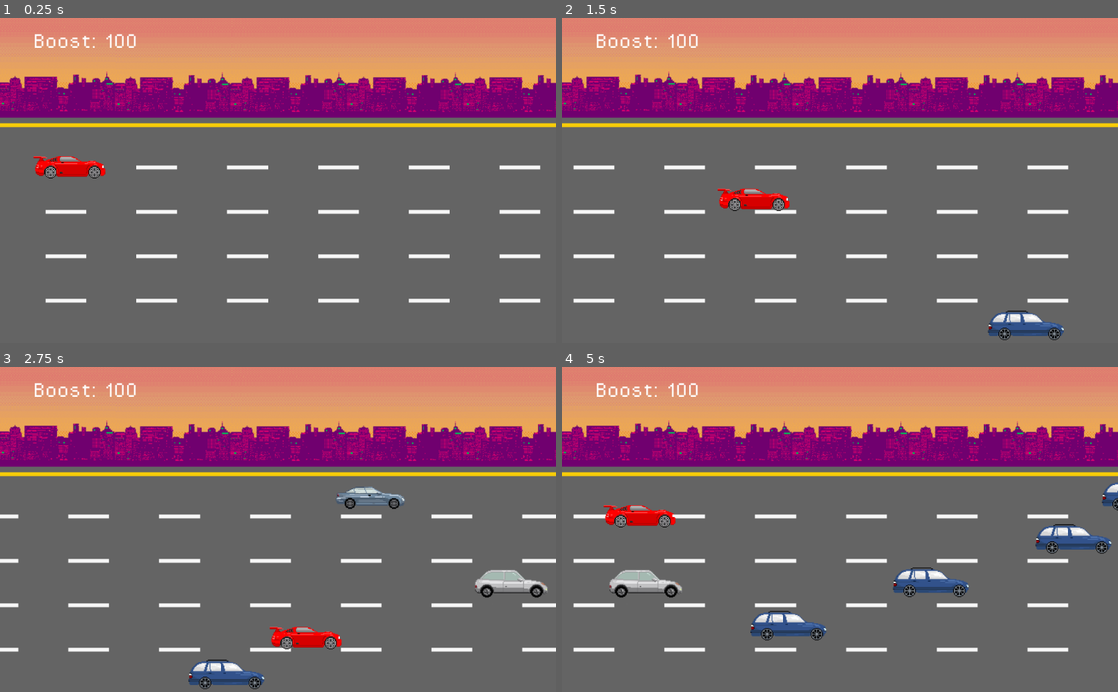
Above: before the commit, frames 1-4 (two rows, left to right).
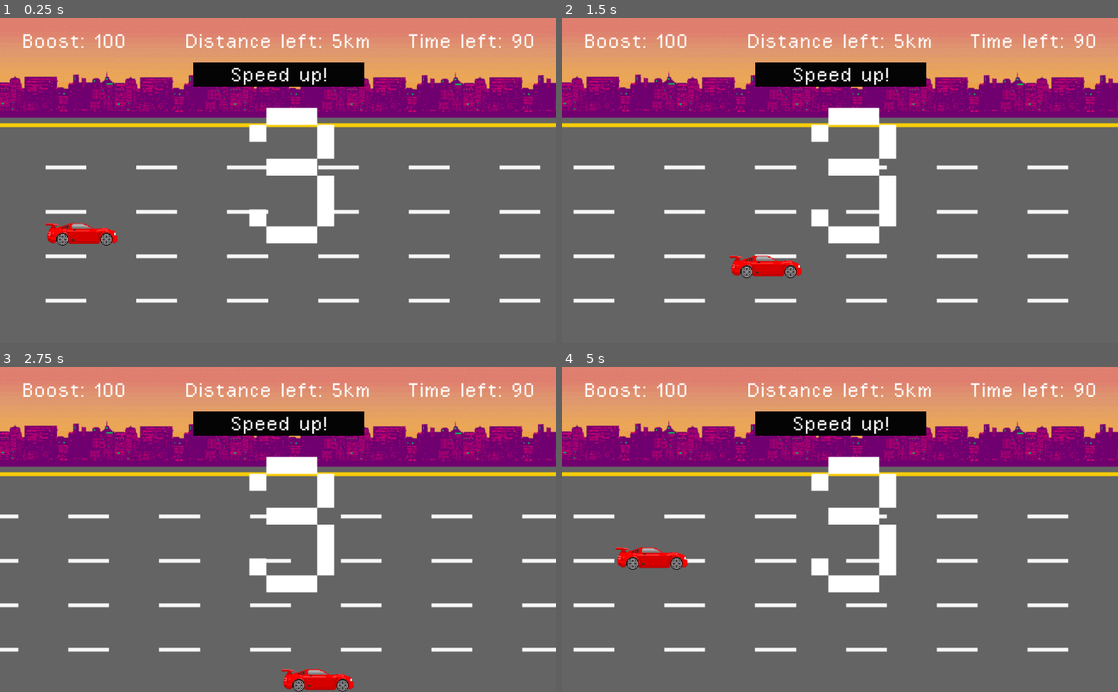
Above: after the commit, the same moments.

Repository: RayJr-Personal/game-project-wc
Game: Godot game, scene res://level1.tscn
Two runs of this game, one before a commit and one after it. Both use one fixed random seed, a clock stepped at 60 frames per second and the inputs below.
Inputs:
- Up to frame 1 (0.25 s): no input
- Up to frame 2 (1.5 s): hold Right (move_right) 0.53-1.28 s; hold Down (move_down) from 1.28 s (still down)
- Up to frame 3 (2.75 s): release Down (move_down) at 2.03 s; hold Right (move_right) from 2.03 s (still down)
- Up to frame 4 (5 s): release Right (move_right) at 2.78 s; hold Up (move_up) 2.78-3.53 s; hold Left (move_left) from 3.53 s (still down)

The runs differ from the first frame. In frame 1, 7.3% of the frame differs, in the area x 4-96%, y 4-71%; in frame 2, 8.1%; in frame 3, 9.3%; in frame 4, 11%, in the area x 4-100%, y 4-85%.
Error after the commit: Parse Error: ':' expected at end of line. (res://EventHandler.gd:57)

Commit message:
Updated gamefiles
Updated version:
- Implemented all steps mentioned from the previous update: 
     - Countdown timer at the start of the level
     - The 'finish line' feature and the 'timer' feature
     - The game over scenarios of crashing and not reaching the goal in time
     - Displaying an appropriate message for when the player wins, loses, or picks up an effect (effects not added yet).


Next steps:
- Implementing the three effects: Extra Boost, Slow Down, and Extra Time.
- Adding Level 2 (either less time to reach the goal, or the goal distance is much larger).
- Adding a main menu scene and a Game Over scene.

No noticeable bugs for now, though it is possible that there is a bug with how NPC cars are being spawned.

Diff:
--- a/gamefiles/EventHandler.gd
+++ b/gamefiles/EventHandler.gd
@@ -1,6 +1,10 @@
 extends Node2D
 
-const CAR_COUNT = 10
+const CAR_COUNT = 7
+# 140 km / 60 minutes / 60 seconds
+const KM_PER_SECOND = 0.03888888888
+
+var speed_multiplier = 1
 
 var Car = preload("res://Car.tscn")
 var car1 = preload("res://resources/cars/spr_bluecar_0.png")
@@ -13,14 +17,25 @@
 var cars = [car1, car2, car3, car4, car5, car6]
 var lane_nums = [0, 1, 2, 3, 4]
 
+var distance_count = 5 # kilometres
+onready var distance_left_text = get_node("DistanceLeft")
+onready var distance_left_timer = get_node("DistanceLeft/Timer")
+onready var time_left_text = get_node("TimeLeft")
+onready var time_left_timer = get_node("TimeLeft/Timer")
+onready var countdown_text = get_node("CountdownText")
+onready var countdown_timer = get_node("CountdownText/Timer")
+onready var effect_text = get_node("EffectText")
+onready var effect_timer = get_node("EffectText/Timer")
+
+onready var player = get_node("KinematicBody2D")
+
 # Adds a car into the current scene. A random sprite is given to the car.
 # There is also a 0.75 second delay between spawning cars.
-# MUST ADD FEATURE HERE THAT PREVENTS SPAWNING A CAR INTO ANOTHER CAR
-func add_car():
-	for i in range(0, CAR_COUNT):
+func add_cars():
+	for _i in range(0, CAR_COUNT):
 
 		var cs = Sprite.new()
-		var car_type = randi() % 5
+		var car_type = randi() % 6
 		cs.texture = cars[car_type]
 		cs.scale = Vector2(0.500, 0.500)
 
@@ -37,9 +52,16 @@
 		timer.start()
 		yield(timer, "timeout")
 
+func spawn_effect():
+	var spawn_chance = (randi() % 100)
+	if (spawn_chance > 90)
+
+
+# Called by a timer on timeout. Removes a lane from the list of lanes
+# to signify that that lane has just been spawned on and cannot be used.
+# A delay of 1 second occurs until that lane is re-added to th list again.
 func _on_car_spawned(lane_num):
 	lane_nums.erase(lane_num)
-	print(lane_nums)
 
 	var timer = Timer.new()
 	timer.connect("timeout", self, "re_add_lane_num", [lane_num])
@@ -48,16 +70,73 @@
 	self.add_child(timer)
 	timer.start()
 
+
+# Called by the timer from _on_car_spawned().
+# Adds a lane to the list of lanes.
 func re_add_lane_num(lane_num):
 	lane_nums.append(lane_num)
 
 
+# Countdown timer for when the level starts.
+func countdown():
+	if (countdown_timer.time_left > 0):
+		countdown_text.set_text(str(int(countdown_timer.time_left)+1))
+	else:
+		countdown_text.visible = false
+
+
+func distance_left(delta):
+	distance_left_text.set_text("Distance left: " + str(int(distance_count)) + "km")
+	distance_count -= (delta * KM_PER_SECOND * speed_multiplier)
+
+
+func time_left():
+	time_left_text.set_text("Time left: " + str(int(time_left_timer.time_left)))
+
+
+func check_player_win():
+	if (distance_count <= 0 and time_left_timer.time_left > 1):
+		_on_game_over("You win!")
+	elif (time_left_timer.time_left == 0 and distance_count > 0):
+		_on_game_over("Too late.")
+
+
+func _on_boost_started():
+	speed_multiplier = 2.2
+
+
+func _on_boost_stopped():
+	speed_multiplier = 1
+
+
+func _on_game_over(msg):
+	effect_text.visible = true
+	effect_text.set_text(msg + " Game Over")
+	effect_timer.start()
+	yield(effect_timer, "timeout")
+	effect_text.visible = false
+
+
 # Called when the node enters the scene tree for the first time.
 func _ready():
+	effect_text.visible = false
+	countdown_timer.start()
+	yield(countdown_timer, "timeout")
+
+	player.connect("boost_started", self, "_on_boost_started")
+	player.connect("boost_stopped", self, "_on_boost_stopped")
+	player.connect("game_over_signal", self, "_on_game_over")
+
+	time_left_timer.start()
 	randomize()
-	add_car()
+	add_cars()
 
 
 # Called every frame. 'delta' is the elapsed time since the previous frame.
 func _process(delta):
-	pass
+	countdown()
+
+	if (countdown_timer.is_stopped()):
+		time_left()
+		distance_left(delta)
+		check_player_win()
--- a/gamefiles/Player.gd
+++ b/gamefiles/Player.gd
@@ -6,6 +6,8 @@
 # General variables
 var extents
 var screensize
+var direction
+var game_over = false
 
 # Labels
 var label_boost
@@ -13,25 +15,42 @@
 # Signals
 signal boost_started
 signal boost_stopped
+signal game_over_signal
+
+
+# Checks whether the player has collided
+func collided(state):
+	if (state != null):
+		game_over = true
+		emit_signal("game_over_signal", "You crashed!")
+
 
 # Called when the node enters the scene tree for the first time.
 func _ready():
-	label_boost = get_parent().get_node("Label")
+	label_boost = get_parent().get_node("BoostText")
 
 	screensize = get_viewport_rect().size
 	extents = get_node("Player").get_texture().get_size() / 2
 
+
 # Called every frame. 'delta' is the elapsed time since the previous frame.
 func _process(_delta):
-	self.position.x = clamp(self.position.x, extents.x - 50, screensize.x - extents.x/2 - 25)
-	self.position.y = clamp(self.position.y, 190 + extents.y, screensize.y - extents.y/2)
+	pass
+
 
 func _physics_process(delta):
 	var input = Vector2()
-	input.x += int(Input.is_action_pressed("move_right")) - int(Input.is_action_pressed("move_left"))
-	input.y += int(Input.is_action_pressed("move_down")) - int(Input.is_action_pressed("move_up"))
-	var direction = input.normalized()
-	move_and_collide(direction * MOVE_SPEED * delta)
+	if (game_over == false):
+		input.x += int(Input.is_action_pressed("move_right")) - int(Input.is_action_pressed("move_left"))
+		input.y += int(Input.is_action_pressed("move_down")) - int(Input.is_action_pressed("move_up"))
+		self.position.x = clamp(self.position.x, extents.x - 50, screensize.x - extents.x/2 - 25)
+		self.position.y = clamp(self.position.y, 190 + extents.y, screensize.y - extents.y/2)
+	else:
+		input = Vector2(-1, 0)
+
+	direction = input.normalized()
+	collided(move_and_collide(direction * MOVE_SPEED * delta))
+
 
 	if (Input.is_action_pressed("speed_up") and boost >= 0):
 		boost -= delta*50
--- a/gamefiles/RoadScroll.gd
+++ b/gamefiles/RoadScroll.gd
@@ -7,20 +7,24 @@
 # (in pixels) width of white line + gap between 2 white lines
 const SCROLL_SPEED = 16.7
 
-var speed_multiplier
-var boost = 100
+var player
+var speed_multiplier = 0.75
 var roadPosition = Vector2()
+
+func _on_boost_started():
+	speed_multiplier = 2.2
+
+func _on_boost_stopped():
+	speed_multiplier = 0.75
 
 # Called when the node enters the scene tree for the first time.
 func _ready():
+	player = get_parent().get_node("KinematicBody2D")
+	player.connect("boost_started", self, "_on_boost_started")
+	player.connect("boost_stopped", self, "_on_boost_stopped")
 	roadPosition = get_offset()
 
 func _process(delta):
-	speed_multiplier = 0.75
-
-	if (Input.is_action_pressed("speed_up") and boost >= 0):
-		speed_multiplier = 2.2
-		boost -= delta*50
 
 	roadPosition.x -= (SCROLL_SPEED * speed_multiplier)
 	if (roadPosition.x <= ROAD_REPEAT_X):
--- a/gamefiles/level1.tscn
+++ b/gamefiles/level1.tscn
@@ -7,12 +7,23 @@
 [ext_resource path="res://EventHandler.gd" type="Script" id=5]
 [ext_resource path="res://resources/fonts/OpenSansPX.ttf" type="DynamicFontData" id=6]
 [ext_resource path="res://resources/bg/Background_City_Skyline(Gimp_2-8).png" type="Texture" id=7]
+[ext_resource path="res://resources/effects/boost.png" type="Texture" id=8]
+[ext_resource path="res://resources/effects/time.png" type="Texture" id=9]
+[ext_resource path="res://resources/effects/slow.png" type="Texture" id=10]
 
 [sub_resource type="RectangleShape2D" id=1]
 extents = Vector2( 61.5833, 17.8456 )
 
 [sub_resource type="DynamicFont" id=2]
 size = 50
+font_data = ExtResource( 6 )
+
+[sub_resource type="StyleBoxFlat" id=4]
+bg_color = Color( 0.0196078, 0.0196078, 0.0196078, 1 )
+
+[sub_resource type="DynamicFont" id=3]
+size = 500
+outline_color = Color( 0, 0, 0, 1 )
 font_data = ExtResource( 6 )
 
 [node name="Root" type="Node2D"]
@@ -66,7 +77,7 @@
 script = ExtResource( 4 )
 
 [node name="KinematicBody2D" type="KinematicBody2D" parent="."]
-position = Vector2( 127.279, 274.853 )
+position = Vector2( 149.279, 398.853 )
 script = ExtResource( 3 )
 
 [node name="Player" type="Sprite" parent="KinematicBody2D"]
@@ -76,13 +87,95 @@
 [node name="CollisionShape2D" type="CollisionShape2D" parent="KinematicBody2D"]
 shape = SubResource( 1 )
 
-[node name="Label" type="Label" parent="."]
-margin_left = 60.5858
-margin_top = 19.9411
-margin_right = 466.586
-margin_bottom = 64.9411
+[node name="BoostText" type="Label" parent="."]
+margin_left = 40.0
+margin_top = 20.0
+margin_right = 250.0
+margin_bottom = 65.0
 custom_fonts/font = SubResource( 2 )
 text = "Boost: 100"
 __meta__ = {
 "_edit_use_anchors_": false
 }
+
+[node name="DistanceLeft" type="Label" parent="."]
+margin_left = 340.0
+margin_top = 20.0
+margin_right = 682.0
+margin_bottom = 65.0
+custom_fonts/font = SubResource( 2 )
+text = "Distance left: 5km"
+__meta__ = {
+"_edit_use_anchors_": false
+}
+
+[node name="Timer" type="Timer" parent="DistanceLeft"]
+one_shot = true
+
+[node name="TimeLeft" type="Label" parent="."]
+margin_left = 750.0
+margin_top = 20.0
+margin_right = 985.0
+margin_bottom = 65.0
+custom_fonts/font = SubResource( 2 )
+text = "Time left: 90"
+__meta__ = {
+"_edit_use_anchors_": false
+}
+
+[node name="Timer" type="Timer" parent="TimeLeft"]
+wait_time = 90.0
+one_shot = true
+
+[node name="EffectText" type="Label" parent="."]
+margin_left = 356.0
+margin_top = 82.0
+margin_right = 671.0
+margin_bottom = 127.0
+custom_styles/normal = SubResource( 4 )
+custom_fonts/font = SubResource( 2 )
+text = "Speed up!"
+align = 1
+autowrap = true
+__meta__ = {
+"_edit_use_anchors_": false
+}
+
+[node name="Timer" type="Timer" parent="EffectText"]
+wait_time = 5.0
+one_shot = true
+
+[node name="CountdownText" type="Label" parent="."]
+margin_left = 428.0
+margin_top = 72.0
+margin_right = 428.0
+margin_bottom = 510.0
+custom_fonts/font = SubResource( 3 )
+text = "3"
+align = 1
+valign = 1
+__meta__ = {
+"_edit_use_anchors_": false
+}
+
+[node name="Timer" type="Timer" parent="CountdownText"]
+wait_time = 3.0
+one_shot = true
+
+[node name="boost" type="Sprite" parent="."]
+visible = false
+position = Vector2( 320, 238.409 )
+scale = Vector2( 0.7, 0.7 )
+texture = ExtResource( 8 )
+
+[node name="slow" type="Sprite" parent="."]
+visible = false
+position = Vector2( 451, 237 )
+scale = Vector2( 0.77, 0.77 )
+texture = ExtResource( 10 )
+
+[node name="time" type="Sprite" parent="."]
+visible = false
+position = Vector2( 386, 237 )
+scale = Vector2( 1.1, 1.1 )
+texture = ExtResource( 9 )
--- a/gamefiles/project.godot
+++ b/gamefiles/project.godot
@@ -13,9 +13,15 @@
 "class": "Car",
 "language": "GDScript",
 "path": "res://car.gd"
+}, {
+"base": "KinematicBody2D",
+"class": "Effect",
+"language": "GDScript",
+"path": "res://scenes/effect.gd"
 } ]
 _global_script_class_icons={
-"Car": ""
+"Car": "",
+"Effect": ""
 }
 
 [application]
--- /dev/null
+++ b/gamefiles/scenes/effect.gd
@@ -0,0 +1,17 @@
+class_name Effect
+extends KinematicBody2D
+
+
+# Declare member variables here. Examples:
+# var a = 2
+# var b = "text"
+
+
+# Called when the node enters the scene tree for the first time.
+func _ready():
+	pass # Replace with function body.
+
+
+# Called every frame. 'delta' is the elapsed time since the previous frame.
+#func _process(delta):
+#	pass
--- /dev/null
+++ b/gamefiles/scenes/effect.tscn
@@ -0,0 +1,11 @@
+[gd_scene load_steps=3 format=2]
+
+[ext_resource path="res://scenes/effect.gd" type="Script" id=1]
+
+[sub_resource type="RectangleShape2D" id=1]
+
+[node name="KinematicBody2D" type="KinematicBody2D"]
+script = ExtResource( 1 )
+
+[node name="CollisionShape2D" type="CollisionShape2D" parent="."]
+shape = SubResource( 1 )
Not shown: 1 places in gamefiles/level1.tscn that only renumber resources
Binary file added: gamefiles/resources/effects/boost.png
Not shown, added: gamefiles/resources/effects/boost.png.import
Binary file added: gamefiles/resources/effects/slow.png
Not shown, added: gamefiles/resources/effects/slow.png.import
Binary file added: gamefiles/resources/effects/time.png
Not shown, added: gamefiles/resources/effects/time.png.import
